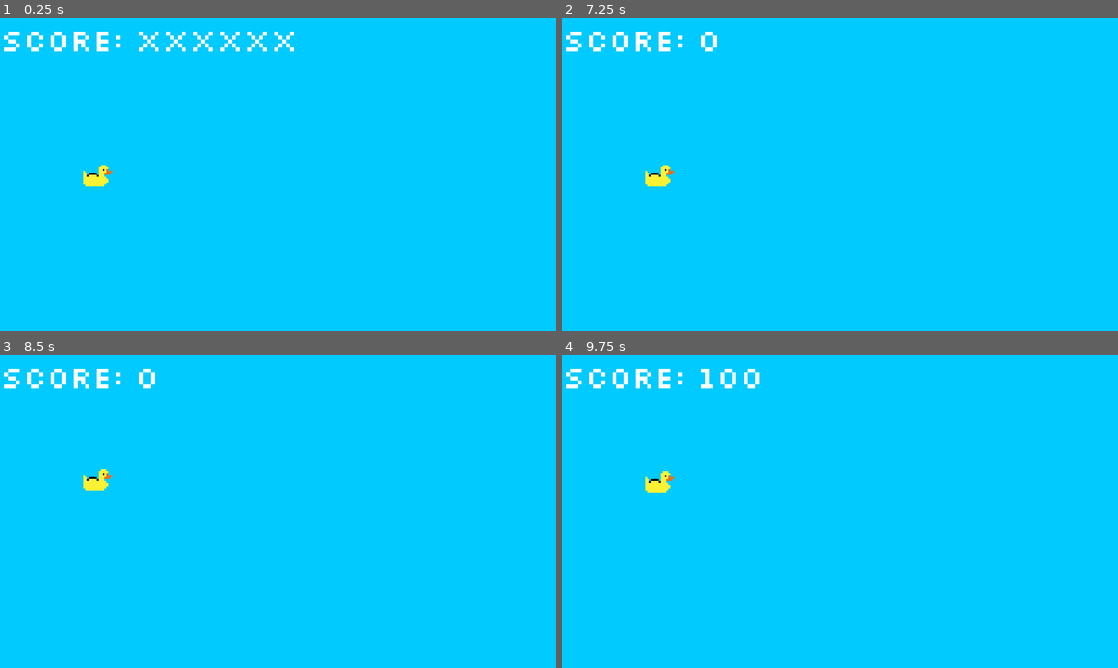
Above: before the commit, frames 1-4 (two rows, left to right).
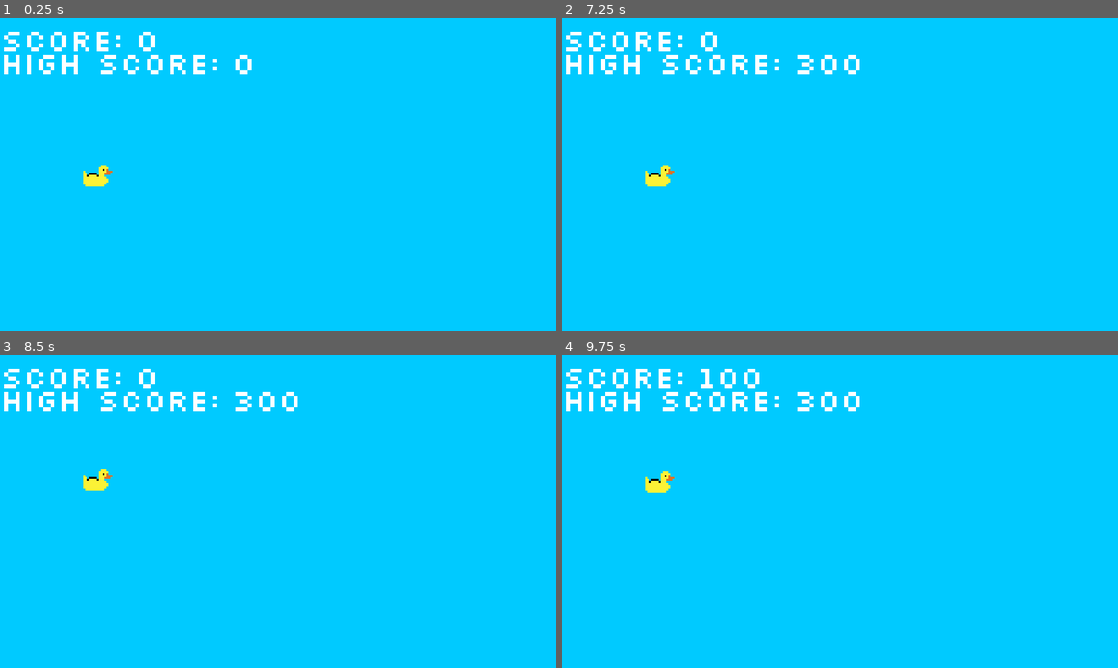
Above: after the commit, the same moments.

Repository: VintageDesign/flappy_bird
Game: Godot game, scene res://scenes/main.tscn
The game is run twice, just before and just after one commit, with the same random seed, the same clock (stepped at 60 frames per second) and the same inputs.
Inputs:
- Up to frame 1 (0.25 s): no input
- Up to frame 2 (7.25 s): tap Enter at 0.5 s; tap Space (jump) at 0.77, 1.52, 3.02, 3.77, 4.52, 6.02, 6.77 s
- Up to frame 3 (8.5 s): tap Space (jump) at 7.52 s
- Up to frame 4 (9.75 s): tap Space (jump) at 9.02 s

The runs differ from the first frame. In frame 1, 1.4% of the frame differs, in the area x 0-53%, y 4-18%; in frame 2, 1.1%; in frame 3, 1.1%; in frame 4, 1.1%.

Commit message:
Add persistent data and saved the high score

Diff:
--- a/scenes/hud.gd
+++ b/scenes/hud.gd
@@ -1,11 +1,16 @@
 extends CanvasLayer
 
 var score = 0
+const text_row_offset = Vector2.DOWN * 12
+
 
 func _ready():
 	var score_value_offset = Vector2.RIGHT * 70
+	var high_score_value_offset = Vector2.RIGHT * 120
 	$"Score Label".position = get_viewport().get_visible_rect().position
 	$"Score value".position = get_viewport().get_visible_rect().position + score_value_offset
+	$"High Score Label".position = get_viewport().get_visible_rect().position + text_row_offset
+	$"High Score Value".position = get_viewport().get_visible_rect().position + text_row_offset + high_score_value_offset
 
 func increment_score():
 	score += 100
@@ -14,3 +19,9 @@
 func reset_score():
 	score = 0
 	$"Score value".text = str(score)
+
+func get_score():
+	return score
+
+func set_high_score(value):
+	$"High Score Value".text = str(value)
--- a/scenes/hud.tscn
+++ b/scenes/hud.tscn
@@ -20,4 +20,16 @@
 offset_right = 643.0
 offset_bottom = 102.0
 theme = ExtResource("1_ahhtf")
-text = "xxxxxx"
+text = "0"
+
+[node name="High Score Label" type="Label" parent="."]
+offset_right = 40.0
+offset_bottom = 23.0
+theme = ExtResource("1_ahhtf")
+text = "High Score:"
+
+[node name="High Score Value" type="Label" parent="."]
+offset_right = 40.0
+offset_bottom = 23.0
+theme = ExtResource("1_ahhtf")
+text = "0"
--- a/scenes/main.gd
+++ b/scenes/main.gd
@@ -1,11 +1,20 @@
 extends Node
 
+
 @export var obstacle_scene: PackedScene
+
+var persistent_data = PersistentData.new()
 
 var player_start_pos = Vector2.ZERO
 var obstacles = []
 
+func _init():
+	persistent_data.load()
+
+
+
 func _ready():
+	$HUD.set_high_score(persistent_data.high_score)
 	$player.start_game.connect(on_start_game)
 	$player.left_screen.connect(_on_player_hit)
 	player_start_pos.y = get_viewport().get_visible_rect().size.y/2
@@ -40,11 +49,19 @@
 
 func _on_player_hit() -> void:
 	$ObstacleSpawnTick.stop()
-	$HUD.reset_score()
+
 	$player.end_game()
 	$player.position = player_start_pos
+
+
+	if $HUD.get_score() > persistent_data.high_score:
+		print("New High Score!")
+		$HUD.set_high_score($HUD.get_score())
+		persistent_data.high_score = $HUD.get_score()
+		persistent_data.save()
+
+	$HUD.reset_score()
 	for mob in obstacles:
 		if mob != null:
 			mob.queue_free()
-
 	obstacles.clear()
--- /dev/null
+++ b/scenes/persist.gd
@@ -0,0 +1,47 @@
+class_name PersistentData
+extends Node
+
+const save_file_location = "user://persistent_data.save"
+
+var high_score = 0
+
+
+func _serialize():
+	var file_dict = {
+		"high_score": str(high_score)
+	}
+	return file_dict
+
+
+func _deserialize(file_dict):
+	high_score = int(file_dict.highscore)
+
+
+func save():
+	var save_file = FileAccess.open(save_file_location, FileAccess.WRITE)
+	var data = _serialize()
+
+	var json_string = JSON.stringify(data)
+
+	save_file.store_line(json_string)
+
+func load():
+	if not FileAccess.file_exists(save_file_location):
+		return # Error! We don't have a save to load.
+
+	var save_file = FileAccess.open(save_file_location, FileAccess.READ)
+	while save_file.get_position() < save_file.get_length():
+		var json_string = save_file.get_line()
+
+
+		var json = JSON.new()
+
+		var parse_result = json.parse(json_string)
+		if not parse_result == OK:
+			print("JSON Parse Error: ", json.get_error_message(), " in ", json_string, " at line ", json.get_error_line())
+			continue
+
+
+		var node_data = json.data
+
+		high_score = node_data.high_score
Not shown, added: scenes/persist.gd.uid
